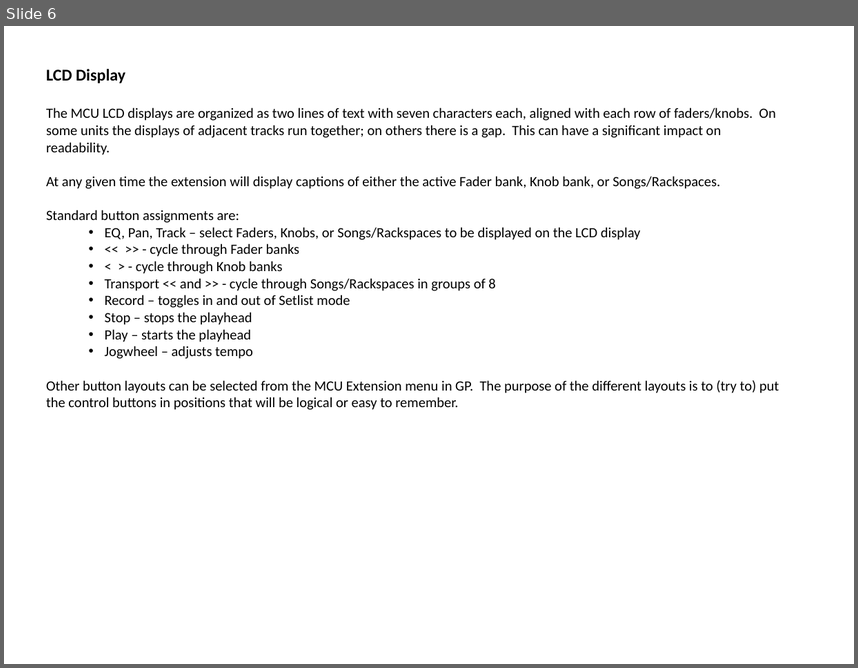
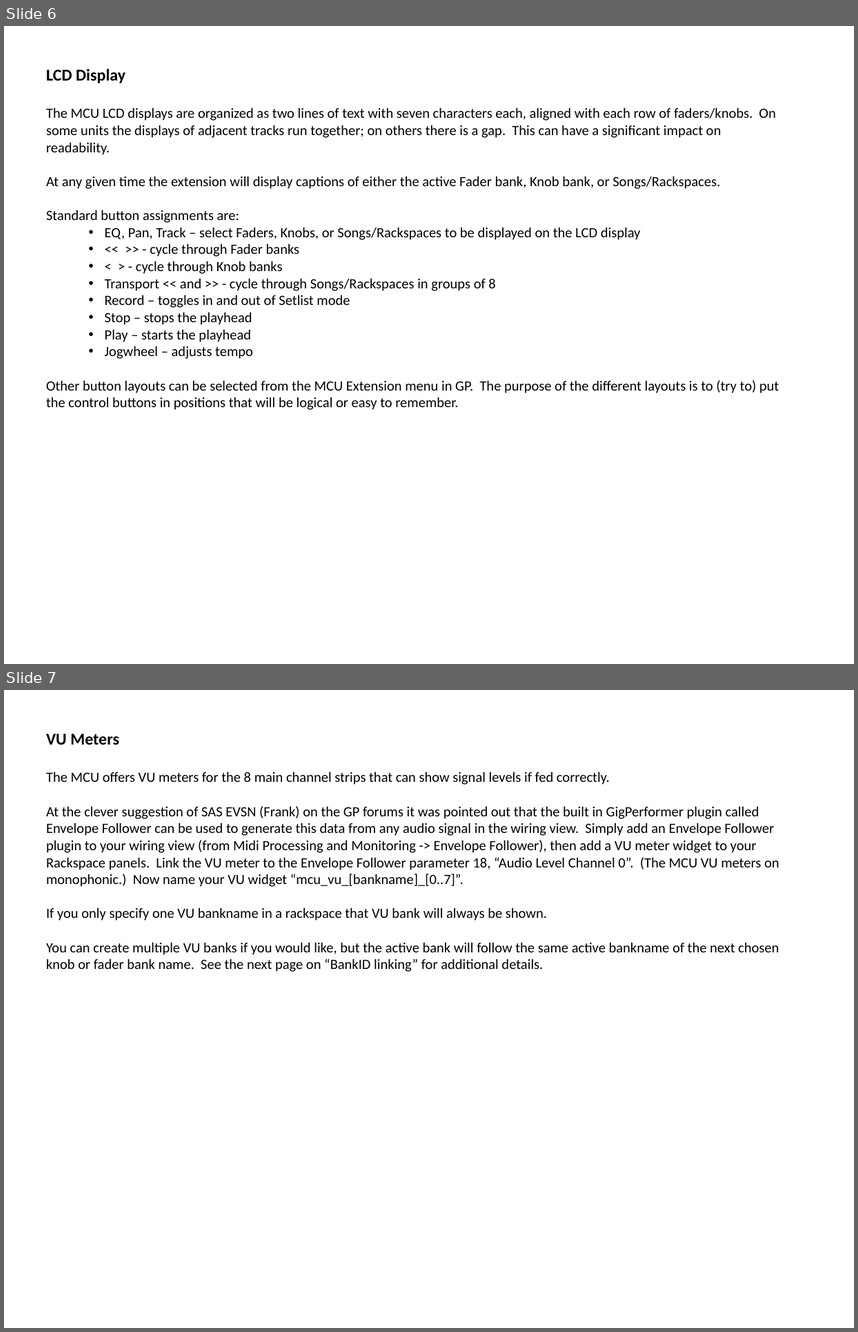
Before and after one commit to WidnerM/GP-MCU, a slide deck: MCU Extension.pptx. Shown one above the other, each under a label of ours: slide 6 before the commit, slides 6 and 7 after it. The pictures are 858x668 and 858x1332 pixels, drawn with LibreOffice and Linux fonts; fonts in the diff are those of the drawing. Boxes give left, top, right and bottom in pixels: in the first picture for what was removed or moved away, otherwise in the second. Text is boxed around its words. In the diff, an @@ line names an element or a change of style, - is before the commit and + after.

Commit message:
Added VU meters tracking based on clever insight from SAS EVSN on GP forums, updated documentation

```diff
--- a/MCU Extension.pptx
+++ b/MCU Extension.pptx
@@ slide 7 added at (x1=4, y1=690, x2=854, y2=1328), background #FFFFFF @@
@@ text added at (x1=46, y1=733, x2=780, y2=972), 12 pt, text #000000 @@
+VU Meters
+The MCU offers VU meters for the 8 main channel strips that can show signal levels if fed correctly.
+At the clever suggestion of SAS EVSN (Frank) on the GP forums it was pointed out that the built in GigPerformer plugin called Envelope Follower can be used to generate this data from any audio signal in the wiring view. Simply add an Envelope Follower plugin to your wiring view (from Midi Processing and Monitoring -> Envelope Follower), then add a VU meter widget to your Rackspace panels. Link the VU meter to the Envelope Follower parameter 18, “Audio Level Channel 0”. (The MCU VU meters on monophonic.) Now name your VU widget “mcu_vu_[bankname]_[0..7]”.
+If you only specify one VU bankname in a rackspace that VU bank will always be shown.
+You can create multiple VU banks if you would like, but the active bank will follow the same active bankname of the next chosen knob or fader bank name. See the next page on “BankID linking” for additional details.
```
Also in this commit, not shown: 3 slides changed, 5 other files.
